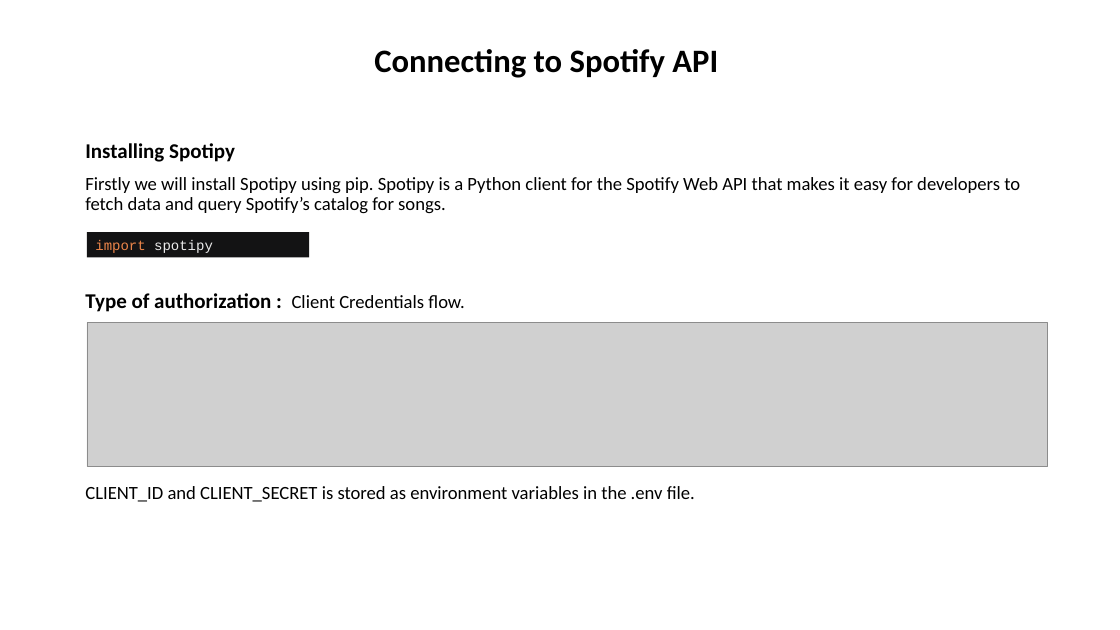
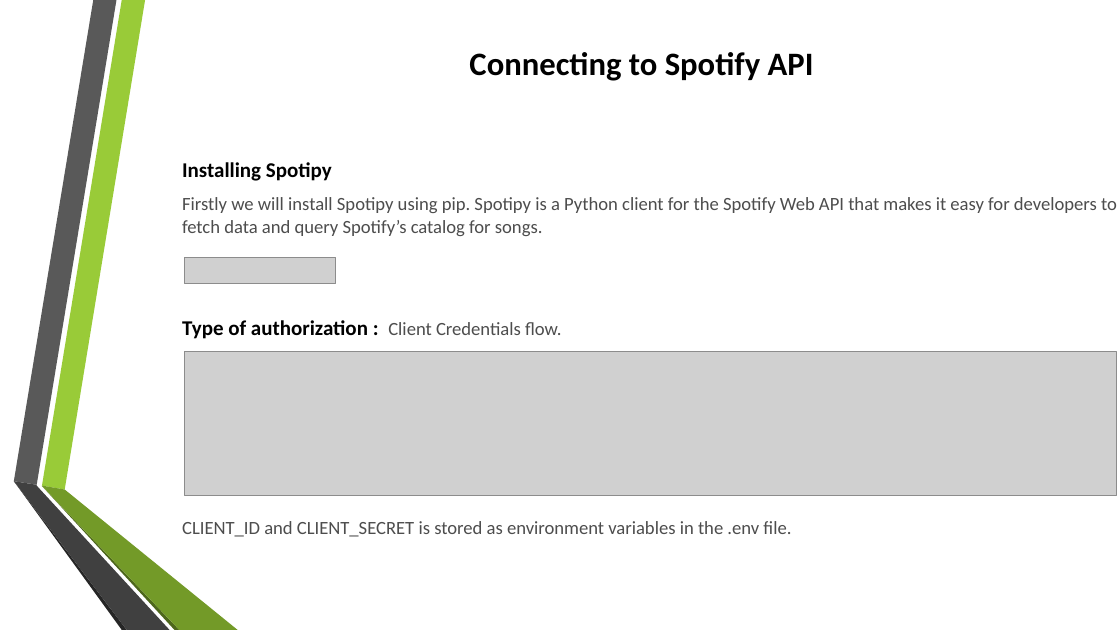
Before and after one commit to singharsh10/Music_Recommendation_System, a slide deck: slide 4 of Music_Recommendation_System.pptx. Drawn at 1120x630 pixels with LibreOffice and Linux fonts; fonts in the diff are those of the drawing; grey boxes stand for pictures; background and template pictures are left out. Boxes give left, top, right and bottom in pixels: in the first picture for what was removed or moved away, otherwise in the second. Text is boxed around its words. In the diff, an @@ line names an element or a change of style, - is before the commit and + after.

```diff
--- a/Music_Recommendation_System.pptx
+++ b/Music_Recommendation_System.pptx
@@ title "Connecting to Spotify API" at box(469, 52, 814, 81): alignment left to centre; line spacing 0.9 to 1 @@
@@ text "Installing Spotipy": place and size @@
-text "Installing Spotipy" at box(85, 143, 1020, 502)
+text "Installing Spotipy" at box(182, 162, 1117, 537)
@@ text "Installing Spotipy" at box(182, 162, 1117, 537): text colour #000000 to #4D4D4D in "Firstly we will install Spotipy using pip. ...", "Client Credentials flow.", "CLIENT_ID and CLIENT_SECRET is stored as environment ..."; line spacing 0.9 to 1; vertical alignment top to middle @@
@@ rectangle removed at box(87, 232, 310, 257) @@
-import spotipy
@@ picture added at box(184, 257, 335, 284) @@
@@ picture: place and size @@
-picture at box(87, 323, 1048, 467)
+picture at box(184, 351, 1116, 496)
@@ group added at box(13, 0, 238, 630): 6 freeform shapes @@
```
Also in this commit, not shown: 14 other slides changed, 1 slide added, 1 slide removed.
